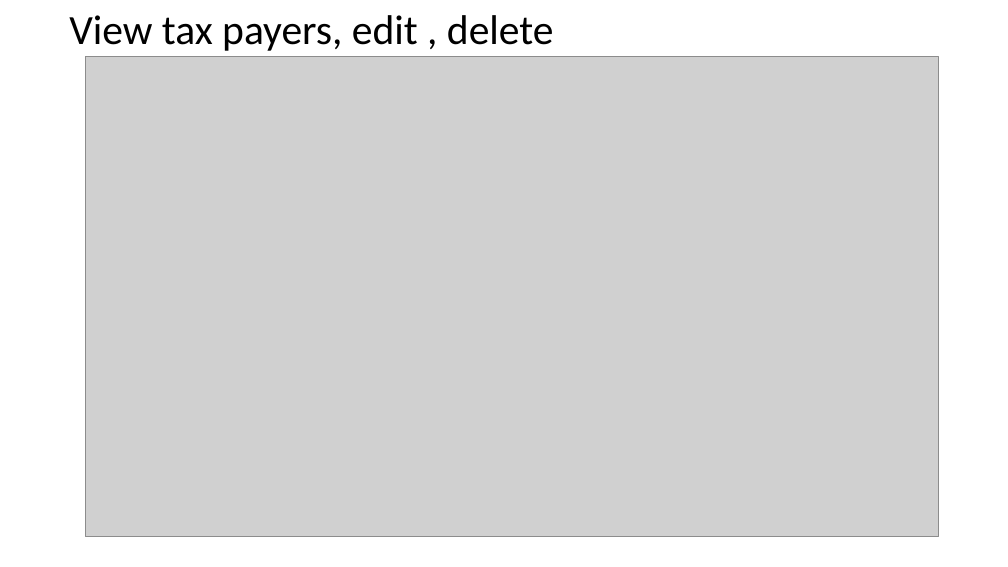
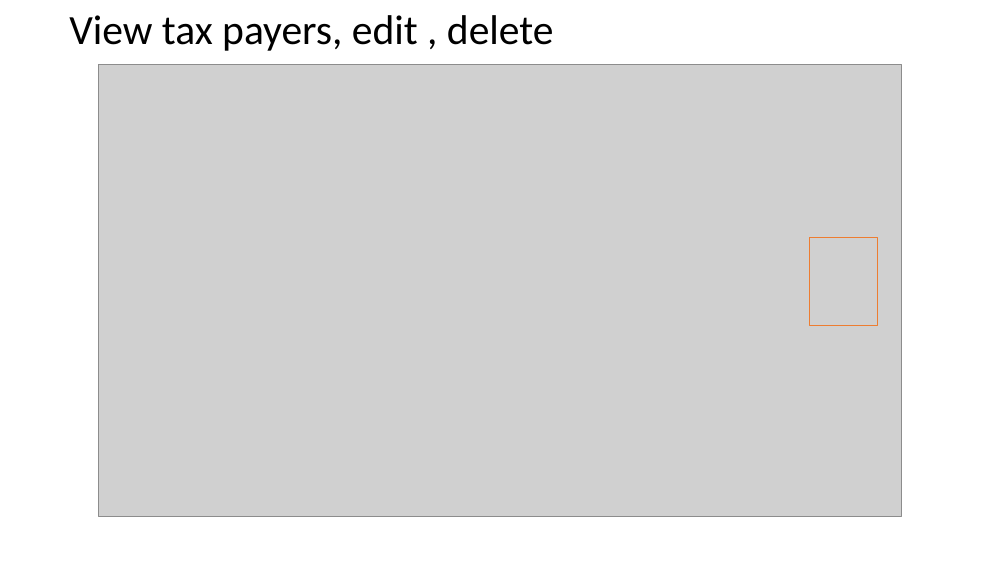
Before and after one commit to lincolnMK/mrataxes, a slide deck: slide 6 of Prototype screen designs.pptx. Drawn at 1008x567 pixels with LibreOffice and Linux fonts; fonts in the diff are those of the drawing; grey boxes stand for pictures. Boxes give left, top, right and bottom in pixels: in the first picture for what was removed or moved away, otherwise in the second. Text is boxed around its words. In the diff, an @@ line names an element or a change of style, - is before the commit and + after.

```diff
--- a/Prototype screen designs.pptx
+++ b/Prototype screen designs.pptx
@@ picture: place and size @@
-picture at [85,57,939,537]
+picture at [98,64,901,516]
@@ rectangle added at [810,237,878,326], outline #ED7D31 0.75 pt @@
```
Also in this commit, not shown: 7 other slides changed.
